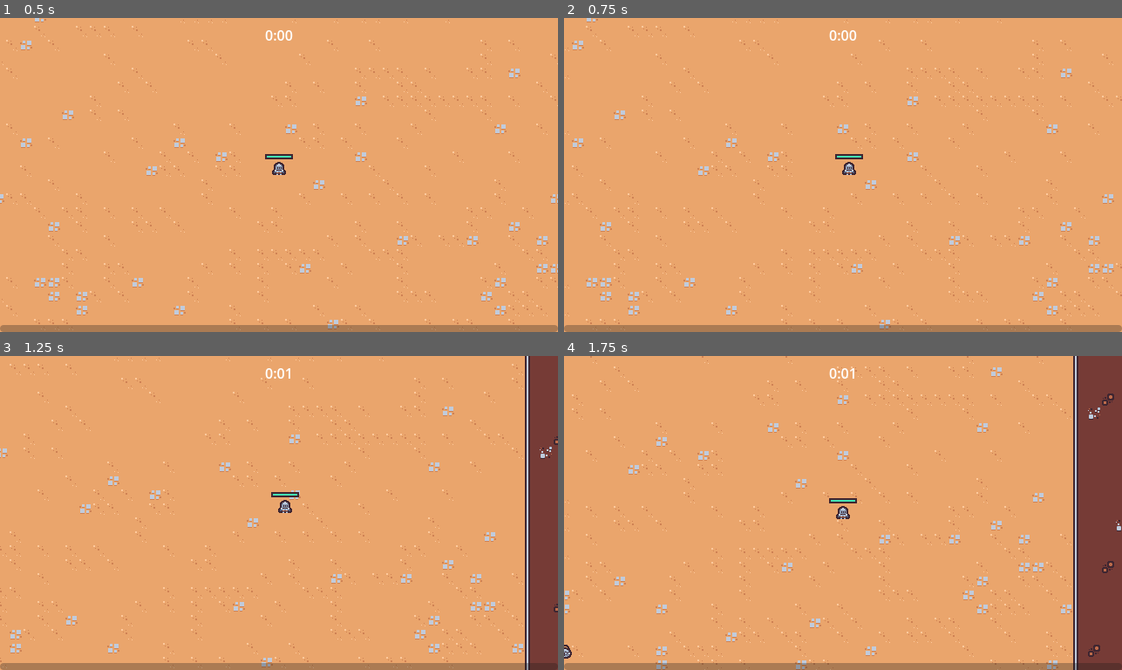
Above: before the commit, frames 1-4 (two rows, left to right).
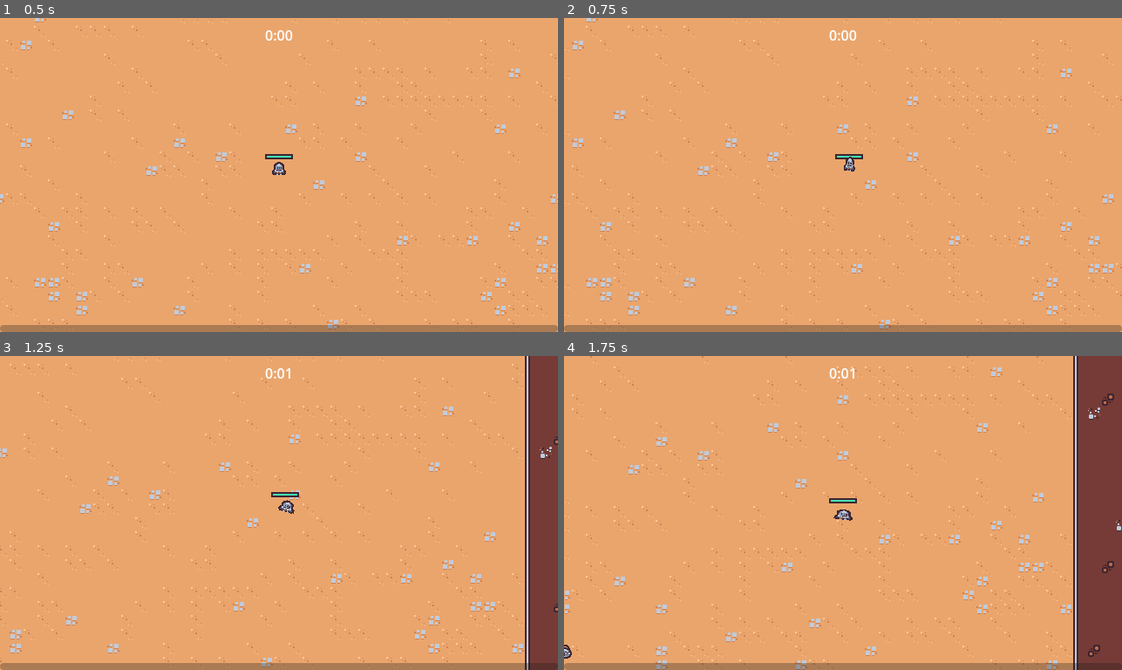
Above: after the commit, the same moments.

Repository: rafariossaa/godot_2d_survival_tutorial
Game: Godot game, scene res://scenes/main/main.tscn
The game is run twice, just before and just after one commit, with the same random seed, the same clock (stepped at 60 frames per second) and the same inputs.
Inputs (mouse positions are in pixels of both pictures, inside the frame that each line leads up to):
- Up to frame 1 (0.5 s): no input
- Up to frame 2 (0.75 s): move the mouse to (965, 159) at 0.52 s; press the mouse at (965, 159) at 0.53 s; hold Right (move_right) from 0.53 s (still down)
- Up to frame 3 (1.25 s): keep holding Right (move_right)
- Up to frame 4 (1.75 s): move the mouse to (731, 528) at 1.27 s; release Right (move_right) at 1.28 s; release the mouse at (731, 528) at 1.28 s; hold Down (move_down) from 1.28 s (still down); click (731, 528) at 1.35 s

Frame 1 is identical in both runs. In frame 2, less than 0.1% of the frame differs, in the area x 49-53%, y 44-50%; in frame 3, less than 0.1%; in frame 4, less than 0.1%.

Commit message:
Lesson 36- Animating the player

Diff:
--- a/scenes/game_object/player/player.gd
+++ b/scenes/game_object/player/player.gd
@@ -7,6 +7,8 @@
 @onready var health_component = $HealthComponent
 @onready var health_bar = $HealthBar
 @onready var abilities = $Abilities
+@onready var animation_player = $AnimationPlayer
+@onready var visuals = $Visuals
 
 var number_colliding_bodies = 0
 
@@ -27,6 +29,18 @@
 
 	velocity = velocity.lerp(target_velocity, 1 - exp (-delta * ACCELERATION_SMOOTHING))
 	move_and_slide()
+
+	if movement_vector.x != 0 || movement_vector.y !=0:
+		animation_player.play("walk")
+	else:
+		animation_player.play("RESET")
+
+	# Get the direction we are looking and flip the sprite using visual.scale
+	var move_sign = sign(movement_vector.x)
+	if move_sign ==0 :
+		visuals.scale = Vector2.ONE
+	else:
+		visuals.scale = Vector2(move_sign, 1)
 
 
 func get_movement_vector():
--- a/scenes/game_object/player/player.tscn
+++ b/scenes/game_object/player/player.tscn
@@ -1,9 +1,95 @@
-[gd_scene load_steps=10 format=3 uid="uid://baujaeh0ajd1p"]
+[gd_scene load_steps=13 format=3 uid="uid://baujaeh0ajd1p"]
 
 [ext_resource type="Script" path="res://scenes/game_object/player/player.gd" id="1_bnnwf"]
 [ext_resource type="Texture2D" uid="uid://c6pxinpgthkeb" path="res://scenes/game_object/player/player.png" id="1_v66fg"]
 [ext_resource type="PackedScene" uid="uid://l7127mvj12x8" path="res://scenes/ability/sword_ability_controller/sword_ability_controller.tscn" id="2_7qamy"]
 [ext_resource type="PackedScene" uid="uid://coa2rcm1grqw0" path="res://scenes/component/health_component.tscn" id="2_31r36"]
+
+[sub_resource type="Animation" id="Animation_x4owr"]
+resource_name = "walk"
+length = 0.4
+loop_mode = 1
+tracks/0/type = "value"
+tracks/0/imported = false
+tracks/0/enabled = true
+tracks/0/path = NodePath("Visuals/Sprite2D:position")
+tracks/0/interp = 2
+tracks/0/loop_wrap = true
+tracks/0/keys = {
+"times": PackedFloat32Array(0, 0.1, 0.3),
+"transitions": PackedFloat32Array(1, 1, 1),
+"update": 0,
+"values": [Vector2(0, 0), Vector2(0, -5), Vector2(0, -2.38419e-07)]
+}
+tracks/1/type = "value"
+tracks/1/imported = false
+tracks/1/enabled = true
+tracks/1/path = NodePath("Visuals/Sprite2D:rotation")
+tracks/1/interp = 2
+tracks/1/loop_wrap = true
+tracks/1/keys = {
+"times": PackedFloat32Array(0, 0.1, 0.2, 0.4),
+"transitions": PackedFloat32Array(1, 1, 1, 1),
+"update": 0,
+"values": [0.0, -0.261799, 0.261799, 0.0]
+}
+tracks/2/type = "value"
+tracks/2/imported = false
+tracks/2/enabled = true
+tracks/2/path = NodePath("Visuals/Sprite2D:scale")
+tracks/2/interp = 2
+tracks/2/loop_wrap = true
+tracks/2/keys = {
+"times": PackedFloat32Array(0, 0.1, 0.3, 0.4),
+"transitions": PackedFloat32Array(0.732043, 2.63902, 1, 1),
+"update": 0,
+"values": [Vector2(1, 1), Vector2(0.8, 1.1), Vector2(1.5, 0.7), Vector2(1, 1)]
+}
+
+[sub_resource type="Animation" id="Animation_guu3j"]
+length = 0.001
+tracks/0/type = "value"
+tracks/0/imported = false
+tracks/0/enabled = true
+tracks/0/path = NodePath("Visuals/Sprite2D:position")
+tracks/0/interp = 1
+tracks/0/loop_wrap = true
+tracks/0/keys = {
+"times": PackedFloat32Array(0),
+"transitions": PackedFloat32Array(1),
+"update": 0,
+"values": [Vector2(0, 0)]
+}
+tracks/1/type = "value"
+tracks/1/imported = false
+tracks/1/enabled = true
+tracks/1/path = NodePath("Visuals/Sprite2D:rotation")
+tracks/1/interp = 1
+tracks/1/loop_wrap = true
+tracks/1/keys = {
+"times": PackedFloat32Array(0),
+"transitions": PackedFloat32Array(1),
+"update": 0,
+"values": [0.0]
+}
+tracks/2/type = "value"
+tracks/2/imported = false
+tracks/2/enabled = true
+tracks/2/path = NodePath("Visuals/Sprite2D:scale")
+tracks/2/interp = 1
+tracks/2/loop_wrap = true
+tracks/2/keys = {
+"times": PackedFloat32Array(0),
+"transitions": PackedFloat32Array(1),
+"update": 0,
+"values": [Vector2(1, 1)]
+}
+
+[sub_resource type="AnimationLibrary" id="AnimationLibrary_fotiy"]
+_data = {
+"RESET": SubResource("Animation_guu3j"),
+"walk": SubResource("Animation_x4owr")
+}
 
 [sub_resource type="StyleBoxFlat" id="StyleBoxFlat_egbje"]
 bg_color = Color(0.247059, 0.14902, 0.192157, 1)
@@ -30,6 +116,11 @@
 motion_mode = 1
 script = ExtResource("1_bnnwf")
 
+[node name="AnimationPlayer" type="AnimationPlayer" parent="."]
+libraries = {
+"": SubResource("AnimationLibrary_fotiy")
+}
+
 [node name="HealthComponent" parent="." instance=ExtResource("2_31r36")]
 
 [node name="Abilities" type="Node" parent="."]
@@ -54,6 +145,7 @@
 show_percentage = false
 
 [node name="PickupArea2D" type="Area2D" parent="."]
+visible = false
 position = Vector2(0, -5)
 collision_layer = 16
 collision_mask = 0
@@ -61,7 +153,14 @@
 [node name="CollisionShape2D" type="CollisionShape2D" parent="PickupArea2D"]
 shape = SubResource("CircleShape2D_38tth")
 
+[node name="Visuals" type="Node2D" parent="."]
+
+[node name="Sprite2D" type="Sprite2D" parent="Visuals"]
+texture = ExtResource("1_v66fg")
+offset = Vector2(0, -8)
+
 [node name="CollisionArea2D" type="Area2D" parent="."]
+visible = false
 collision_layer = 0
 collision_mask = 8
 
@@ -69,10 +168,7 @@
 position = Vector2(0, -7)
 shape = SubResource("CircleShape2D_vomjx")
 
-[node name="Sprite2D" type="Sprite2D" parent="."]
-texture = ExtResource("1_v66fg")
-offset = Vector2(0, -8)
-
 [node name="CollisionShape2D" type="CollisionShape2D" parent="."]
+visible = false
 position = Vector2(0, -5)
 shape = SubResource("CircleShape2D_35s31")
